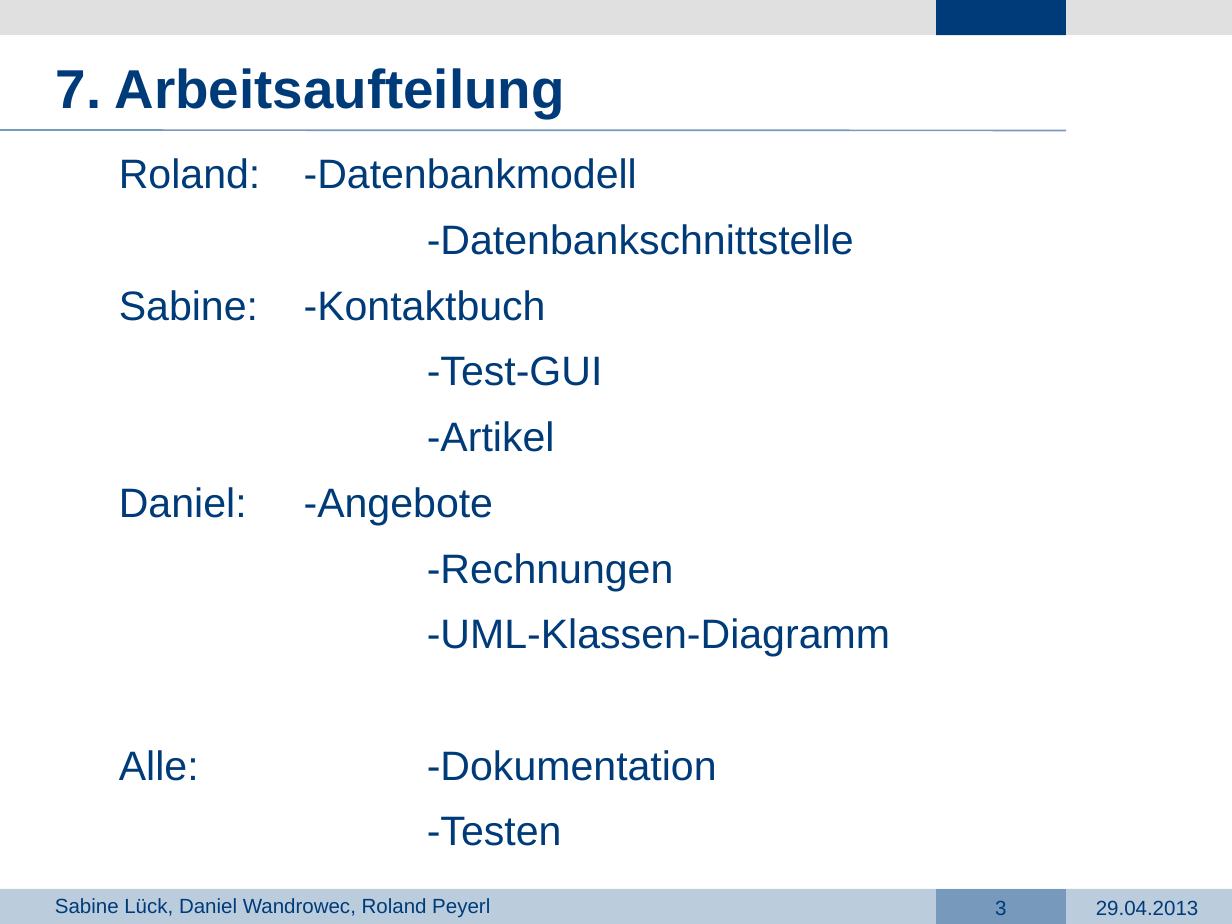
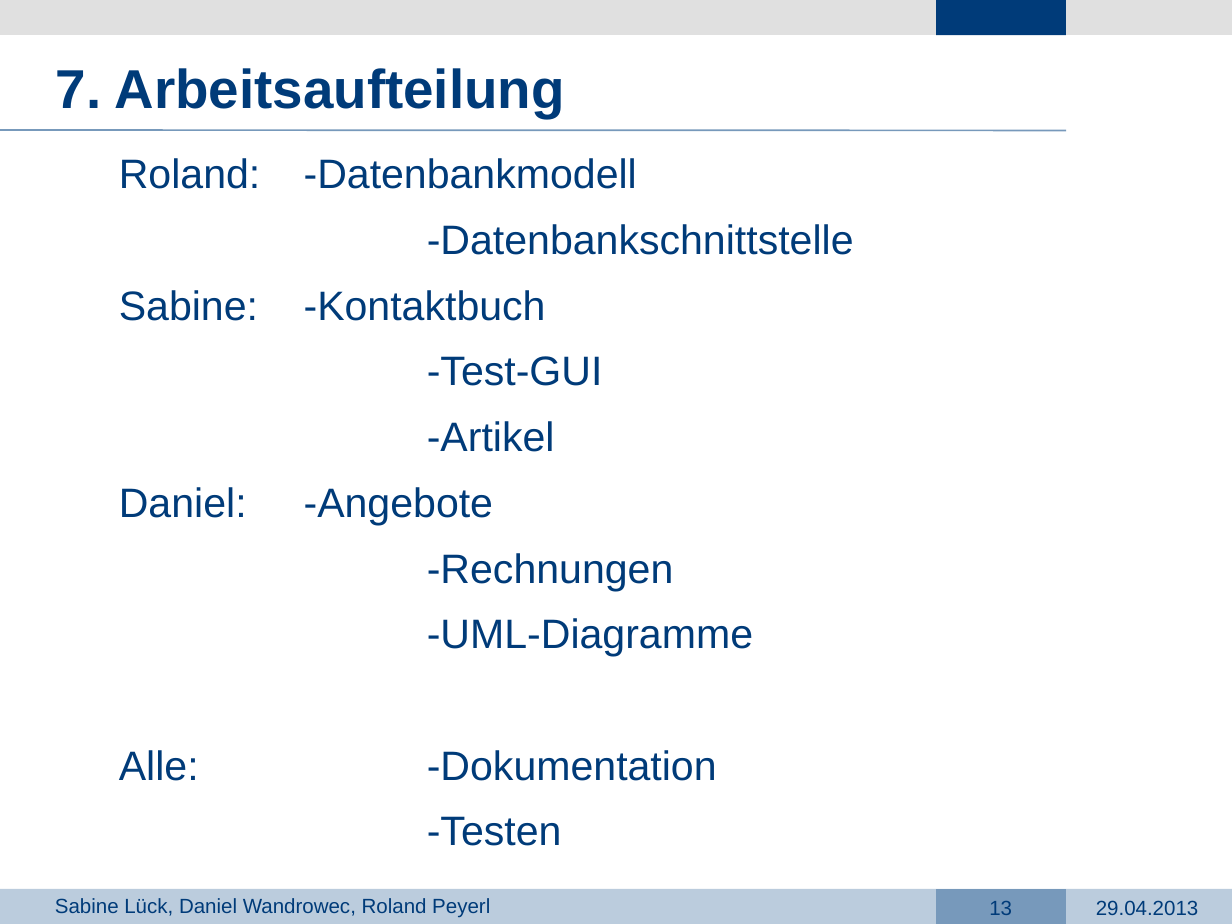
Before and after one commit to dark-saron/PRG4, a slide deck: slide 13 of Präsentation PRG4.pptx (slide 3 before the commit). Drawn at 1232x924 pixels with LibreOffice and Linux fonts; fonts in the diff are those of the drawing; background and template pictures are left out. Boxes give left, top, right and bottom in pixels: in the first picture for what was removed or moved away, otherwise in the second. Text is boxed around its words. In the diff, an @@ line names an element or a change of style, - is before the commit and + after.

```diff
--- a/Präsentation PRG4.pptx
+++ b/Präsentation PRG4.pptx
@@ text at <box>427,618,753,657</box>: text changed @@
--UML-Klassen-Diagramm
+-UML-Diagramme
@@ page number at <box>989,901,1012,915</box>: text changed @@
-3
+13
```
Also in this commit, not shown: 2 other slides changed, 10 slides added, 5 other files.
